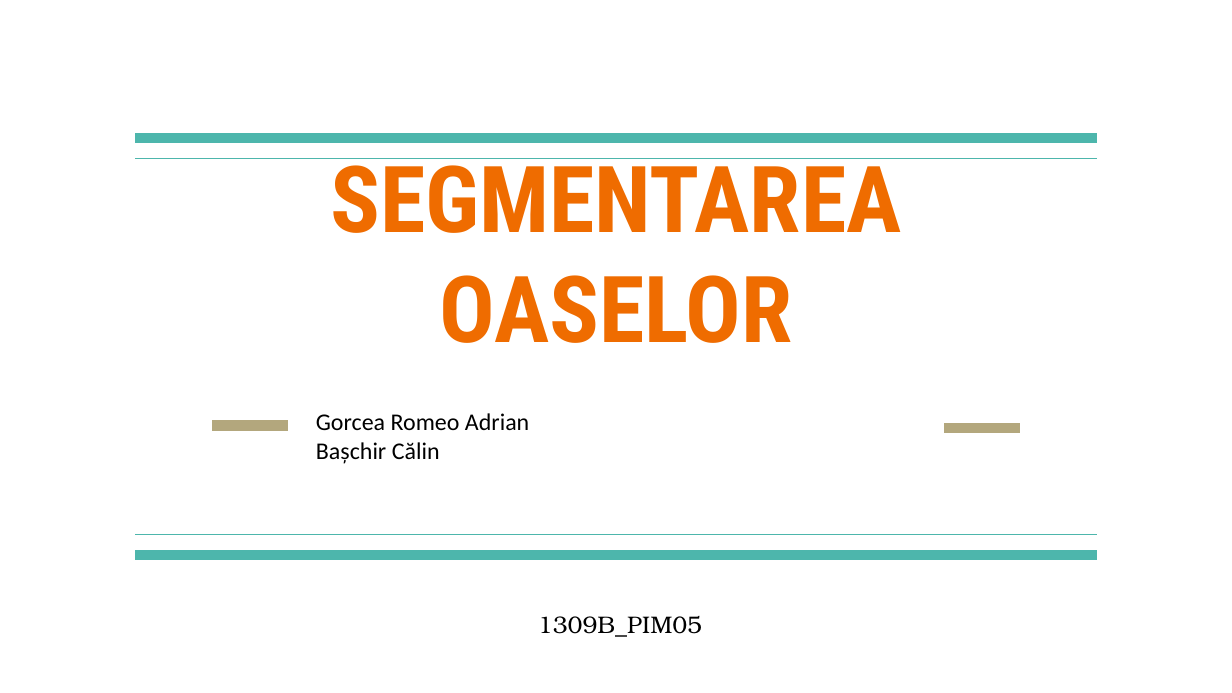
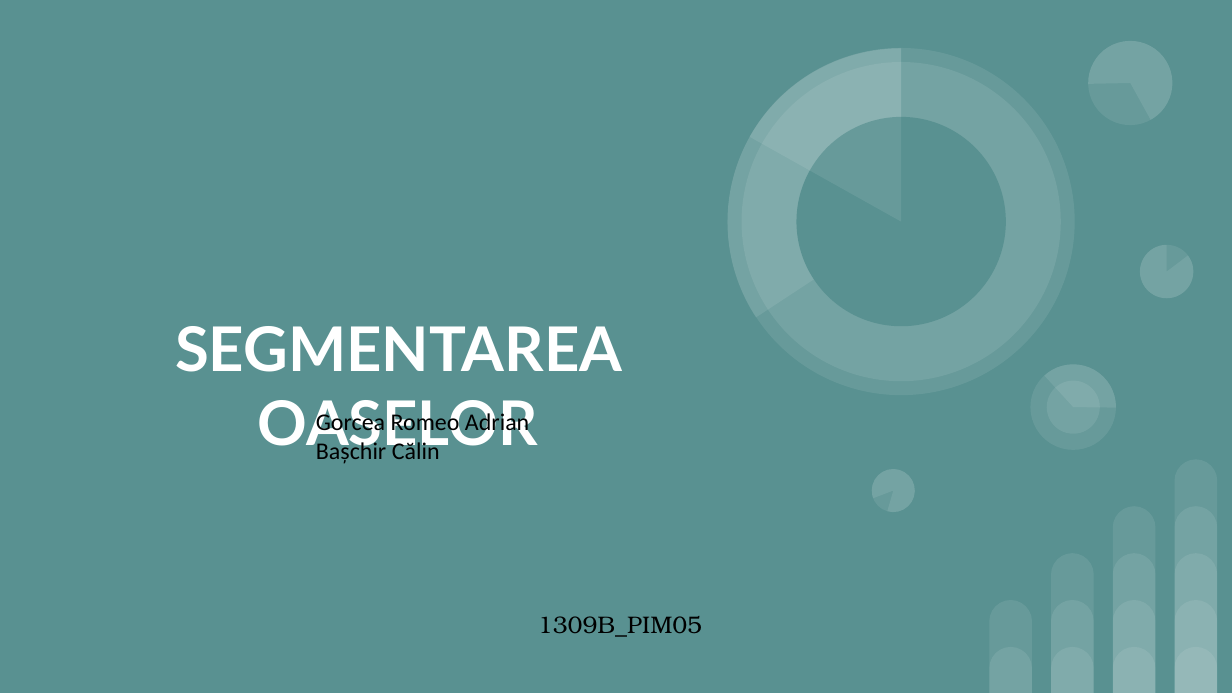
Before and after one commit to VedereArtificiala/prelucrareaimaginilor-proiect-1309b_pim05, a slide deck: slide 1 of Prezentare Gorcea_Baschir.pptx. Drawn at 1232x693 pixels with LibreOffice and Linux fonts; fonts in the diff are those of the drawing. Boxes give left, top, right and bottom in pixels: in the first picture for what was removed or moved away, otherwise in the second. Text is boxed around its words. In the diff, an @@ line names an element or a change of style, - is before the commit and + after.

```diff
--- a/Prezentare Gorcea_Baschir.pptx
+++ b/Prezentare Gorcea_Baschir.pptx
@@ background #FFFFFF to #599191 @@
@@ line removed from (1096, 138) to (136, 138) @@
@@ line removed from (1096, 158) to (136, 158) @@
@@ title "SEGMENTAREA OASELOR" moved from (x1=330, y1=158, x2=901, y2=343) to (x1=175, y1=326, x2=622, y2=456) @@
@@ title "SEGMENTAREA OASELOR" at (x1=175, y1=326, x2=622, y2=456): size 54 to 36 pt, font Roboto Condensed to Lato, text colour #EF6C00 to #FFFFFF @@
@@ line removed from (212, 425) to (288, 425) @@
@@ line removed from (944, 428) to (1020, 428) @@
@@ group added at (x1=680, y1=0, x2=1193, y2=518): 8 ellipses, 6 pie slice (boxed as its full ellipse)s @@
@@ line removed from (136, 535) to (1096, 535) @@
@@ line removed from (136, 556) to (1096, 556) @@
@@ group added at (x1=989, y1=460, x2=1217, y2=692): 14 round same rects @@
```
Also in this commit, not shown: 6 other slides changed, 3 slides added, 1 other file.
